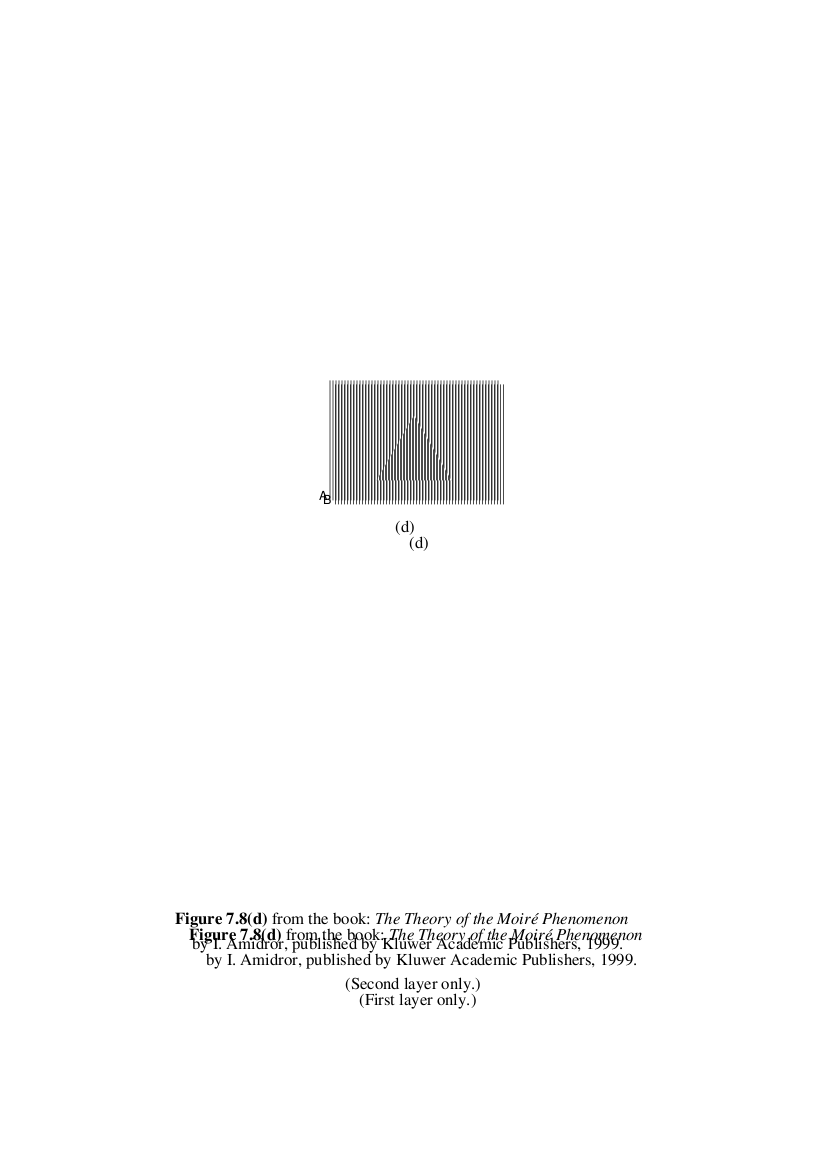
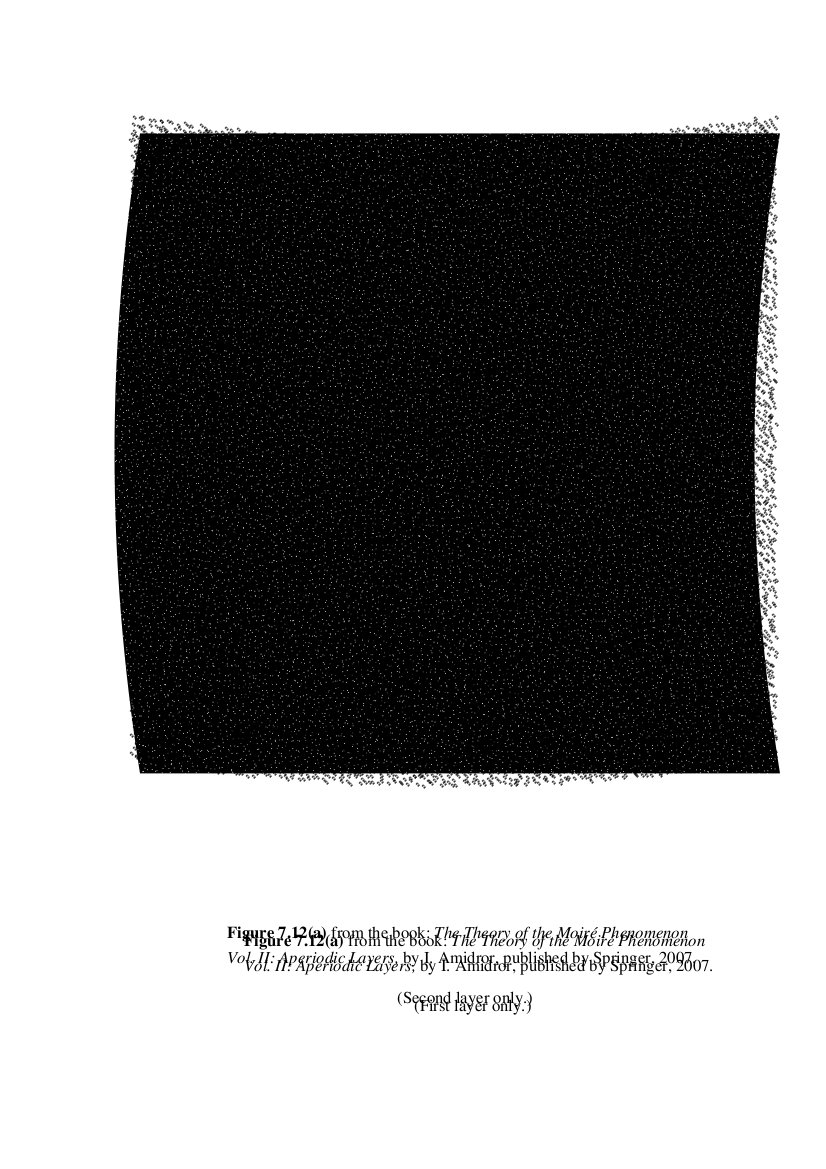
Before/after of a 826 × 1169 layered artwork. What changed in the layer stack:
renamed "61" to "146", painted on it over [left=128, top=115, right=779, bottom=1015]
renamed "62" to "147", painted on it over [left=114, top=115, right=780, bottom=1015]
